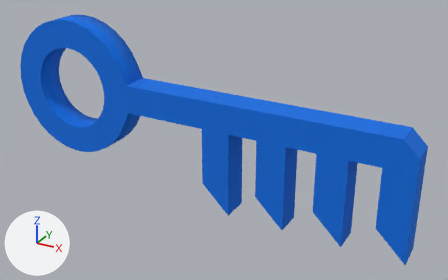
One commit to the FBX model unity_project/Paper Box/Assets/Models/Items/Items.fbx_Key_19.fbx: the scene before it, then after it.
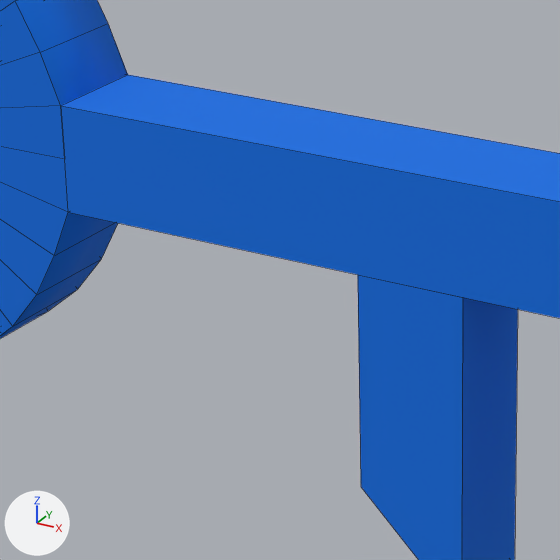
Each version is shown whole from a camera (50 mm lens) standing at (4.2546, -6.3333, 0.1474) and looking at (4.0688, -5.9955, -0.0216), then close up on the part from 25% to 57% of the width and 21% to 72% of the height. Every picture has the same lights, and +X, +Y and +Z are marked at lower left. The close-ups show mesh edges as thin lines.

In view in the first close-up: 'Key 19'.
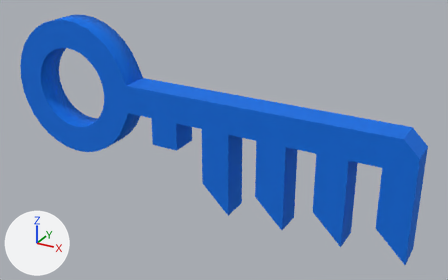
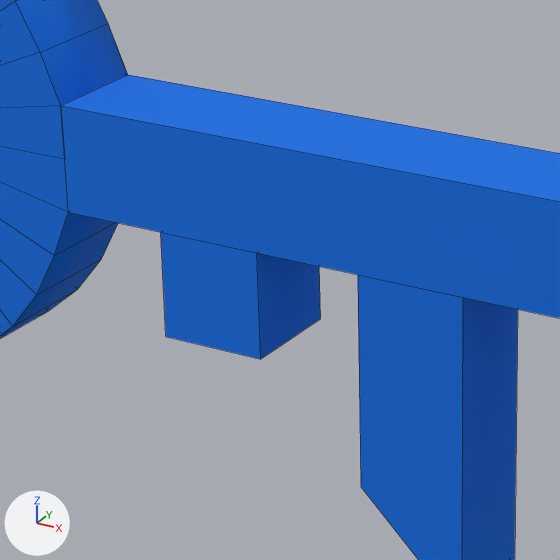
Diff of the bpy script that builds the scene:
```diff
--- a/unity_project/Paper Box/Assets/Models/Items/Items.fbx_Key_19.fbx.py
+++ b/unity_project/Paper Box/Assets/Models/Items/Items.fbx_Key_19.fbx.py
@@ me_cube_075 @@
 me_cube_075.from_pydata(...)  # 172 vertices, 160 faces; spans x -0.1..0.2, y -0.01..0.01, z -0.07..0.05
 # used by ob_key_19; location = (4.0, -6.0, 0.0)
+# me_cube_075 part 1: a new loose piece, a box spanning x 0.02..0.04, y -0.01..0.01, z -0.03..-0.01, in mat_blue (blue #006ee4)
 me_cube_075.materials.append(mat_blue)
```

Pixel boxes [x1, y1, x2, y2] of what changed, in the close-ups (560 x 560 px):
part 1 of me_cube_075, added (blue)
    after: [161, 232, 320, 359]
